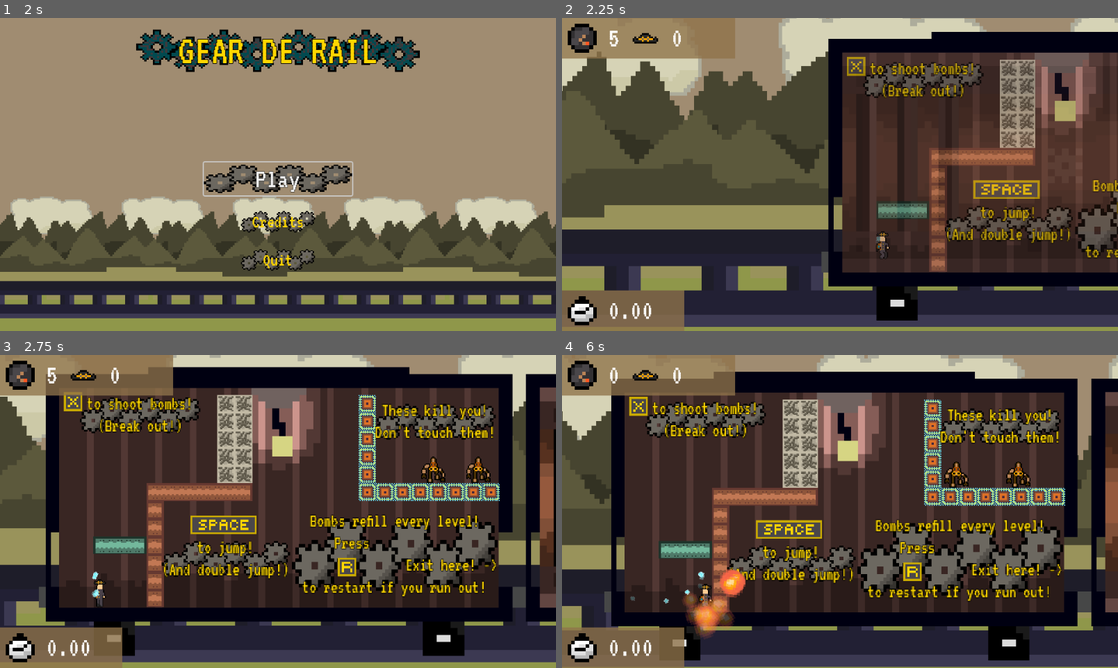
Above: before the commit, frames 1-4 (two rows, left to right).
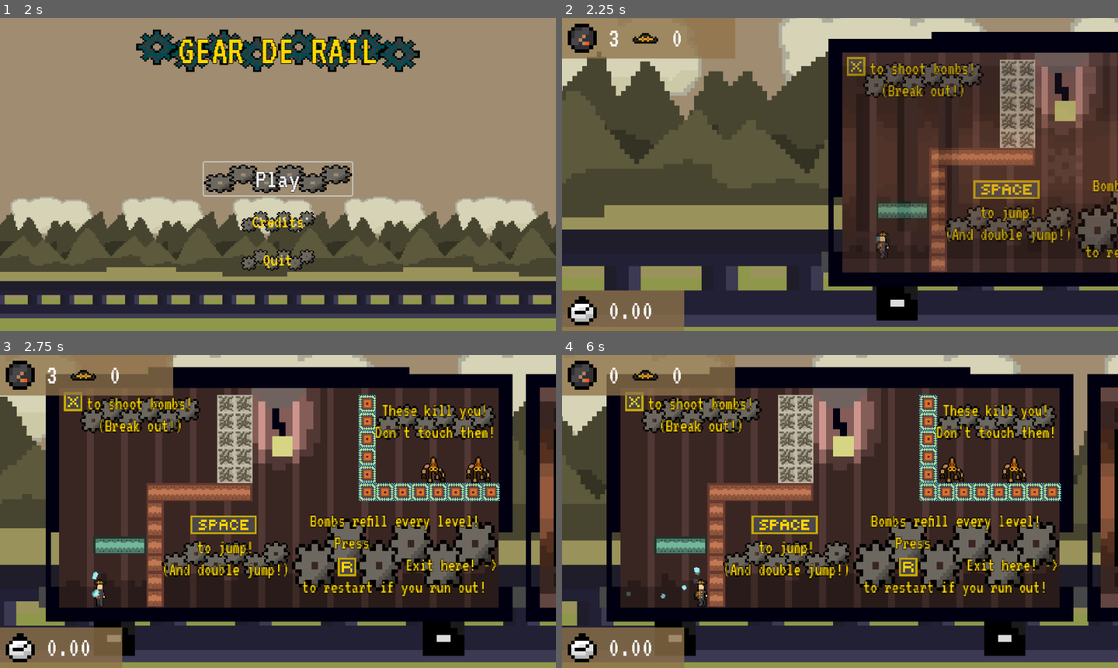
Above: after the commit, the same moments.

Repository: jordanbrotherton/GearDeRail
Game: Godot game, scene res://title.tscn
Two runs of this game, one before a commit and one after it. Both use one fixed random seed, a clock stepped at 60 frames per second and the inputs below.
Inputs (mouse positions are in pixels of both pictures, inside the frame that each line leads up to):
- Up to frame 1 (2 s): click "Credits" at 0.5 s; click "Return to Title Screen" at 1.25 s
- Up to frame 2 (2.25 s): click "Play" at 2 s
- Up to frame 3 (2.75 s): no input
- Up to frame 4 (6 s): move the mouse to (962, 495) at 2.77 s; hold Right (ui_right) 2.78-4.28 s; tap X (bomb) every 0.75 s from 2.85 to 5.85 s; tap Space (jump) at 3.02, 3.77, 5.27 s; move the mouse to (728, 527) at 3.52 s; move the mouse to (895, 442) at 4.27 s; hold Left (ui_left) 4.28-5.03 s; move the mouse to (812, 574) at 5.02 s; hold Right (ui_right) from 5.03 s (still down); move the mouse to (1006, 558) at 5.77 s

Frame 1 is identical in both runs. In frame 2, less than 0.1% of the frame differs, in the area x 8-11%, y 4-10%; in frame 3, less than 0.1%; in frame 4, 40%, in the area x 0-100%, y 0-100%.

Commit message:
feat: please

Diff:
--- a/level/level.gd
+++ b/level/level.gd
@@ -1,4 +1,4 @@
 class_name Level
 extends Node
 
-@export var bombs: int = 5
+@export var bombs: int = 3
--- a/level/loadables/boss3.tscn
+++ b/level/loadables/boss3.tscn
@@ -14,6 +14,7 @@
 position = Vector2(-24.473, 13.924)
 scale = Vector2(0.161, 0.161)
 script = ExtResource("1_pssho")
+bombs = 5
 
 [node name="EditHelpers" type="Node2D" parent="." unique_id=615441947]
 
--- a/main.tscn
+++ b/main.tscn
@@ -33,7 +33,7 @@
 
 [node name="MainGame" type="Node2D" unique_id=1954199207 node_paths=PackedStringArray("left_car", "active_car", "right_car")]
 script = ExtResource("1_272bh")
-levels = Array[PackedScene]([ExtResource("2_kq58d"), ExtResource("20_seu75"), ExtResource("2_lquwl"), ExtResource("4_4c57u"), ExtResource("4_kek77"), ExtResource("5_4c57u"), ExtResource("6_efxa6"), ExtResource("7_dg77c"), ExtResource("8_w48qg"), ExtResource("9_vivmo"), ExtResource("10_2cqfq"), ExtResource("11_074og"), ExtResource("12_cegan"), ExtResource("13_82xsv"), ExtResource("14_getpj"), ExtResource("15_ryguw"), ExtResource("16_d13ii"), ExtResource("17_d13ii"), ExtResource("18_qsp4k"), ExtResource("19_kq58d")])
+levels = Array[PackedScene]([ExtResource("2_kq58d"), ExtResource("2_lquwl"), ExtResource("4_4c57u"), ExtResource("4_kek77"), ExtResource("5_4c57u"), ExtResource("6_efxa6"), ExtResource("7_dg77c"), ExtResource("8_w48qg"), ExtResource("9_vivmo"), ExtResource("10_2cqfq"), ExtResource("11_074og"), ExtResource("12_cegan"), ExtResource("13_82xsv"), ExtResource("14_getpj"), ExtResource("15_ryguw"), ExtResource("16_d13ii"), ExtResource("17_d13ii"), ExtResource("18_qsp4k"), ExtResource("19_kq58d"), ExtResource("20_seu75")])
 left_car = NodePath("TrainCar")
 active_car = NodePath("TrainCar2")
 right_car = NodePath("TrainCar3")
